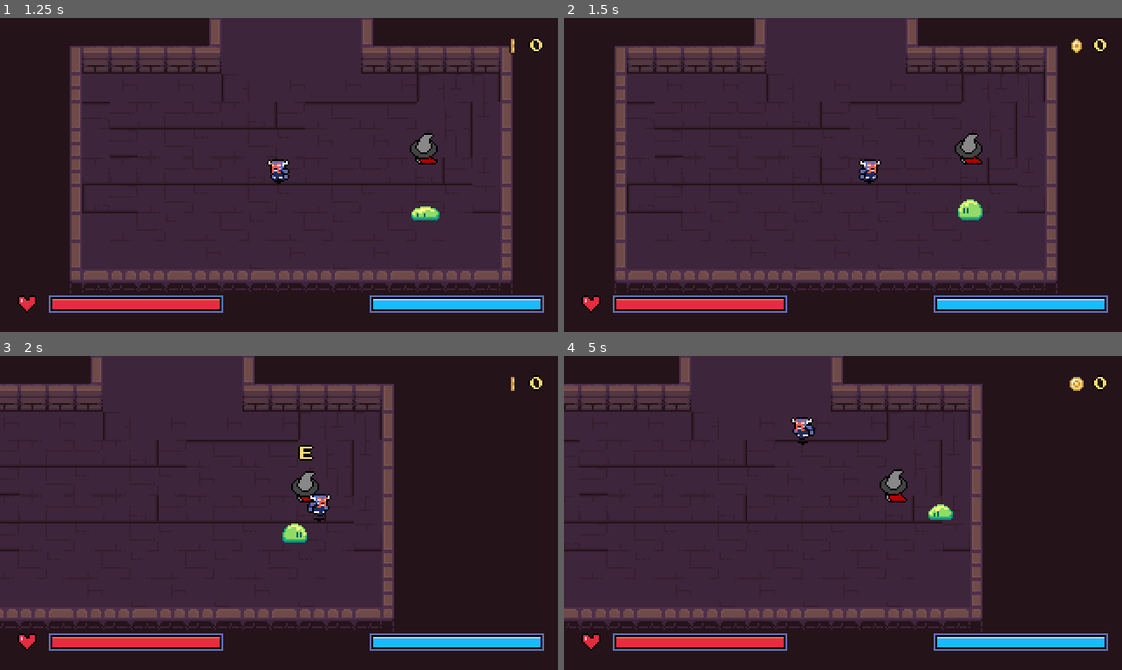
Above: before the commit, frames 1-4 (two rows, left to right).
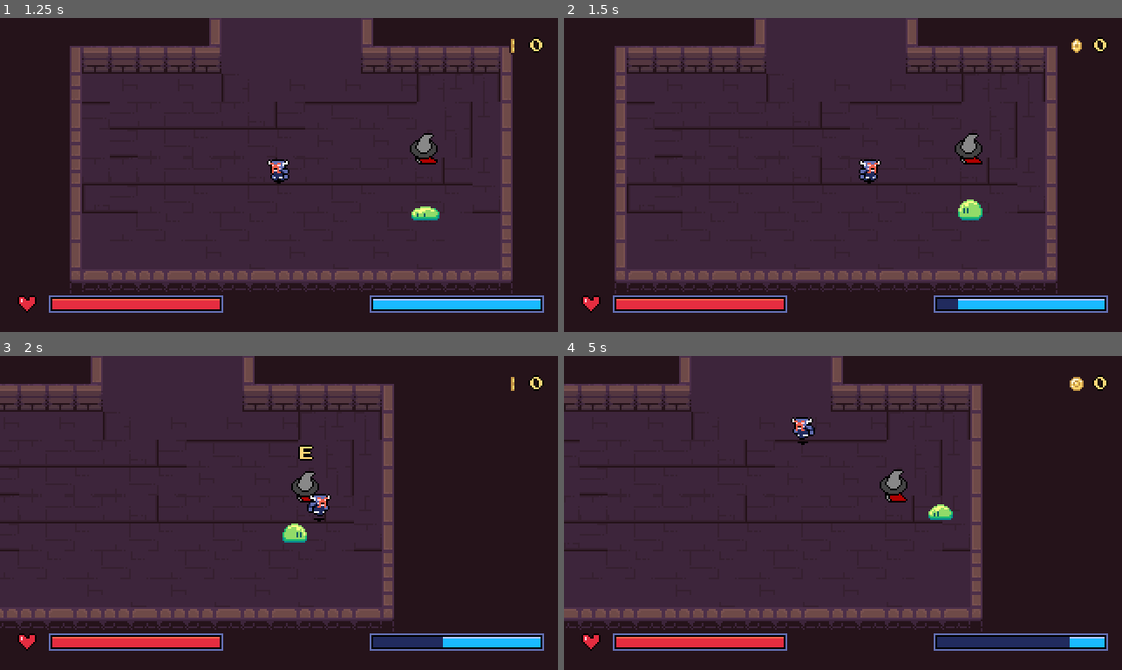
Above: after the commit, the same moments.

Repository: DaEpickid540/haven-2026
Game: Godot game, scene res://Scenes/main.tscn
The game is run twice, just before and just after one commit, with the same random seed, the same clock (stepped at 60 frames per second) and the same inputs.
Inputs (mouse positions are in pixels of both pictures, inside the frame that each line leads up to):
- Up to frame 1 (1.25 s): click "Start Game" at 0.5 s
- Up to frame 2 (1.5 s): move the mouse to (965, 159) at 1.27 s; hold Right (right) from 1.28 s (still down); hold X (dash) from 1.28 s (still down); click (965, 159) at 1.42 s
- Up to frame 3 (2 s): keep holding Right (right); keep holding X (dash)
- Up to frame 4 (5 s): move the mouse to (731, 528) at 2.02 s; release Right (right) at 2.03 s; release X (dash) at 2.03 s; hold Down (down) 2.03-2.78 s; tap J (attack) at 2.1 s; tap X (dash) at 2.3, 3.8 s; move the mouse to (898, 443) at 2.77 s; hold Right (right) 2.78-3.53 s; hold X (dash) 2.78-3.53 s; move the mouse to (815, 575) at 3.52 s; hold Up (up) 3.53-4.28 s; tap E (interact) at 3.6 s; click (815, 575) at 3.67 s; move the mouse to (1010, 560) at 4.27 s; hold Left (left) from 4.28 s (still down); hold X (dash) from 4.28 s (still down)

Frame 1 is identical in both runs. In frame 2, 0.1% of the frame differs, in the area x 66-71%, y 89-93%; in frame 3, 0.4%; in frame 4, 0.8%, in the area x 66-91%, y 89-93%.

Commit message:
Wired stamina
Stamina bar now owrks

Diff:
--- a/Scripts/hud.gd
+++ b/Scripts/hud.gd
@@ -1,5 +1,4 @@
 extends CanvasLayer
-@onready var player: Player = $".."
 
 const COIN_FRAMES: Array[Texture2D] = [
 	preload("res://Assets/2D Pixel Dungeon Asset Pack/items and trap_animation/coin/coin_1.png"),
@@ -33,10 +32,6 @@
 	dash_bar.max_value = maximum
 	dash_bar.value = current
 
-func dash_handling(current: float, maximum: float)->void:
-	if player.dashing == true:
-		print("oh")
-
 
 func set_coins(amount: int) -> void:
 	coins_label.text = str(amount)
--- a/Scripts/player.gd
+++ b/Scripts/player.gd
@@ -2,17 +2,22 @@
 
 const DASH_MULTIPLIER := 1.3
 const HURT_COOLDOWN := 0.6
+const SPRINT_DRAIN := 30.0
+const STAMINA_REGEN := 20.0
+const SPRINT_RECOVER := 0.25
 
 var dashing := false
-var stamina := 10.0
+var stamina := 0.0
 var input_vector := Vector2.ZERO
 var _hurt_timer := 0.0
+var _exhausted := false
 
 @onready var animation_tree: AnimationTree = $AnimationTree
 @onready var playback := animation_tree.get("parameters/StateMachine/playback") as AnimationNodeStateMachinePlayback
 
 
 func _ready() -> void:
+	stamina = PlayerStats.get_max_stamina()
 	PlayerStats.died.connect(_on_died)
 
 
@@ -37,6 +42,8 @@
 		move_state()
 	else:
 		input_vector = Vector2.ZERO
+		dashing = false
+	update_stamina(delta)
 	var speed := PlayerStats.get_move_speed() * (DASH_MULTIPLIER if dashing else 1.0)
 	velocity = input_vector * speed
 	move_and_slide()
@@ -51,6 +58,19 @@
 		playback.travel("AttackState")
 
 
+func update_stamina(delta: float) -> void:
+	var max_stamina := PlayerStats.get_max_stamina()
+	if stamina >= max_stamina * SPRINT_RECOVER:
+		_exhausted = false
+	dashing = dashing and not _exhausted and input_vector != Vector2.ZERO
+	if dashing:
+		stamina = maxf(stamina - SPRINT_DRAIN * delta, 0.0)
+		_exhausted = stamina == 0.0
+	else:
+		stamina = minf(stamina + STAMINA_REGEN * delta, max_stamina)
+	$Hud.set_dash(stamina, max_stamina)
+
+
 func update_blend_positions(direction: Vector2) -> void:
 	animation_tree.set("parameters/StateMachine/MoveState/RunState/blend_position", direction)
 	animation_tree.set("parameters/StateMachine/MoveState/StandState/blend_position", direction)
